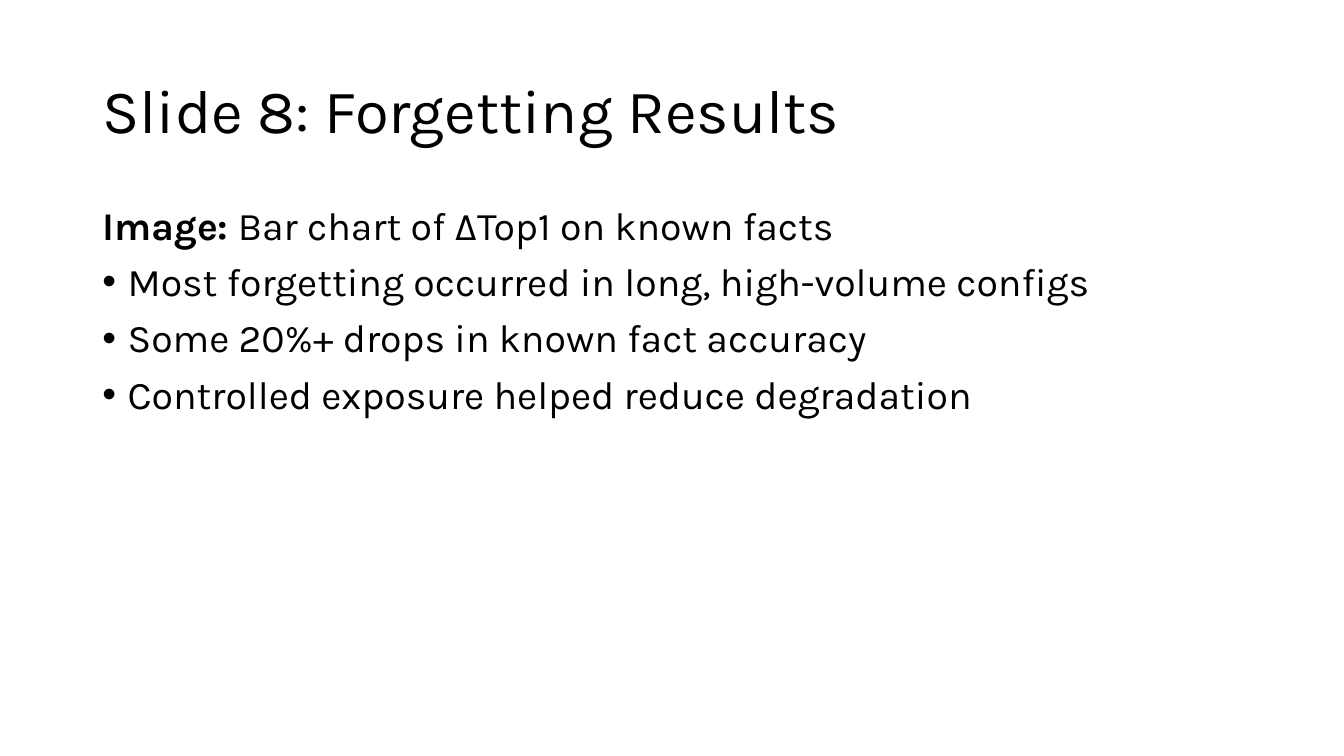
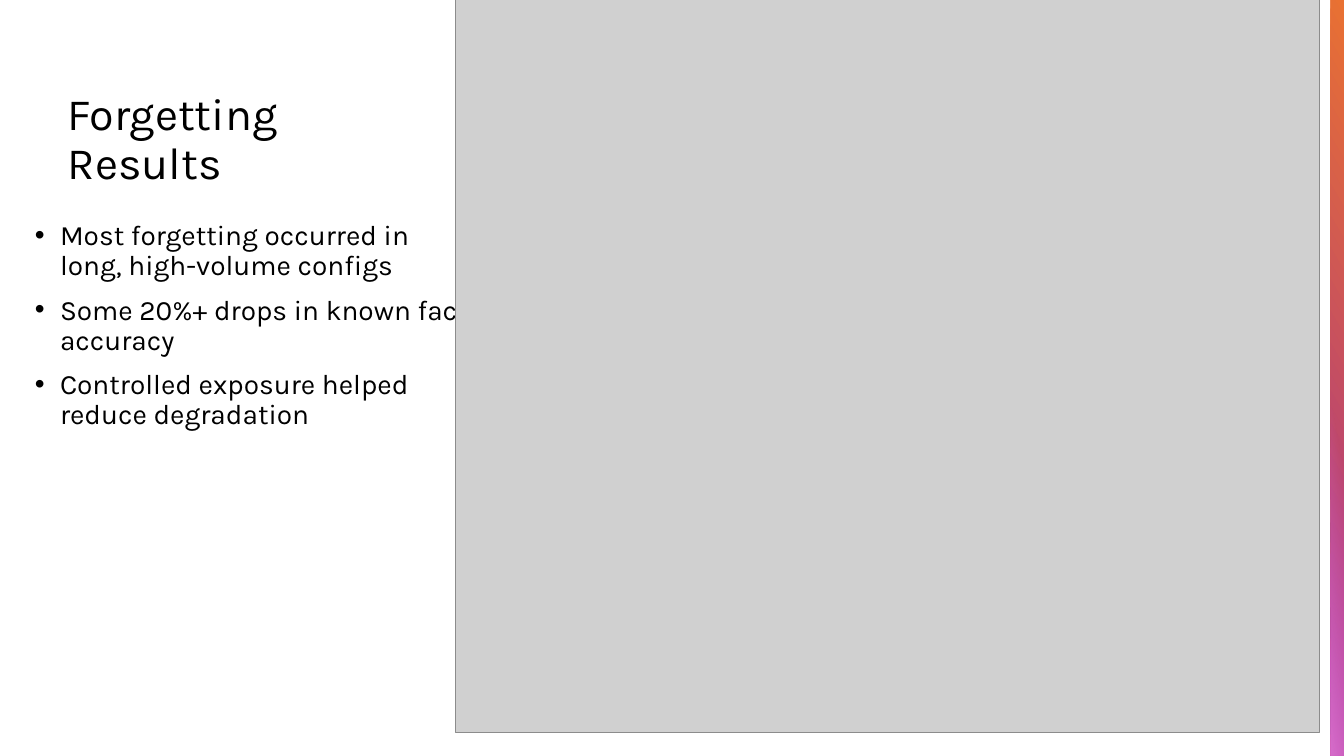
Before and after one commit to b1akp1astik/bert-fact-injection, a slide deck: slide 10 of presentation/Presentation.pptx (slide 8 before the commit). Drawn at 1344x756 pixels with LibreOffice and Linux fonts; fonts in the diff are those of the drawing; grey boxes stand for pictures. Boxes give left, top, right and bottom in pixels: in the first picture for what was removed or moved away, otherwise in the second. Text is boxed around its words. In the diff, an @@ line names an element or a change of style, - is before the commit and + after.

```diff
--- a/presentation/Presentation.pptx
+++ b/presentation/Presentation.pptx
@@ title "Forgetting Results" at (x1=68, y1=99, x2=278, y2=180): vertical alignment middle to bottom @@
@@ picture added at (x1=456, y1=0, x2=1320, y2=732) @@
@@ rectangle added at (x1=1331, y1=0, x2=1344, y2=756), fill gradient #E97132 to #A02B93 @@
@@ title at (x1=68, y1=99, x2=278, y2=180): text changed; size 44 to 32 pt @@
-Slide 8: Forgetting Results
+Forgetting Results
@@ text "Most forgetting occurred in long, ..." moved from (x1=102, y1=213, x2=1089, y2=419) to (x1=60, y1=225, x2=468, y2=431) @@
@@ text "Most forgetting occurred in long, ..." at (x1=60, y1=225, x2=468, y2=431): size 28 to 20 pt @@
@@ text at (x1=102, y1=213, x2=833, y2=250): paragraph removed @@
-Image: Bar chart of ΔTop1 on known facts
@@ rectangle added at (x1=1331, y1=389, x2=1344, y2=756), fill gradient #D86ECC @@
```
Also in this commit, not shown: 12 other slides changed, 4 slides added, 1 slide removed, 9 other files.
